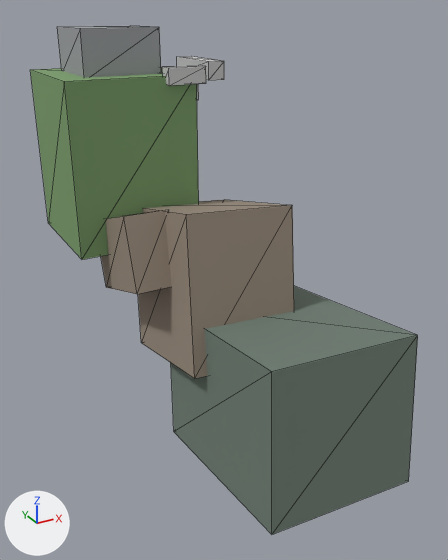
An edit to the glTF model assets/models/weapon_grenade.glb, drawn before and after from the same camera.
The view is the same before and after, from a 50 mm lens placed at (-0.168, -0.428, 0.101), pointed at (0.04, -0.05, -0.088). Every picture has the same lights, and +X, +Y and +Z are marked at lower left. The first picture is the older version. Mesh edges are drawn as thin lines. Vertices at exactly the same position are counted once.

In view in the first picture: 'weapon_grenade_root'.
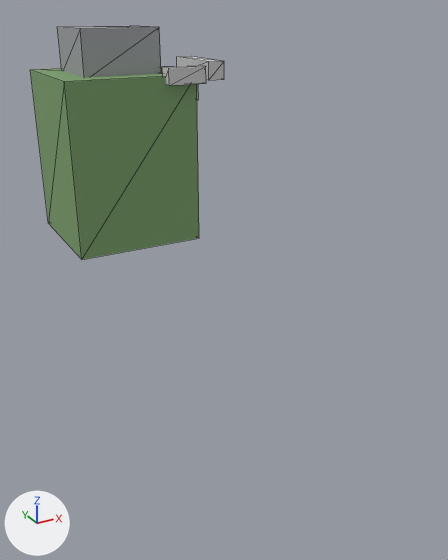
What differs and where, as boxes (x1, y1, x2, y2) in the pictures (448 x 560 px):
'weapon_grenade_root', reshaped (50% narrower, 54% shorter)
    before: (30, 26, 418, 534)
    after: (30, 26, 224, 259)
part 1 of me_mesh_0, deleted (brown)
    before: (138, 200, 294, 379)
part 2 of me_mesh_0, deleted (brown)
    before: (101, 210, 172, 294)
part 3 of me_mesh_0, deleted
    before: (171, 286, 418, 534)

The edits, one by one:
me_mesh_0 is used by ob_weapon_grenade_root; location (0.0, 0.0, 0.0).
me_mesh_0 had 64 vertices, 96 faces and spanned x -0.05..0.12, y -0.187..0.11, z -0.228..0.087.
me_mesh_0 now has 40 vertices, 60 faces and spans x -0.05..0.085, y 0.004..0.11, z -0.075..0.087.
me_mesh_0 part 1: the loose piece of 8 vertices spanning x -0.006..0.086, y -0.094..0.034, z -0.165..-0.025 is deleted.
me_mesh_0 part 2: the loose piece of 8 vertices spanning x -0.029..0.005, y -0.049..0.039, z -0.108..-0.032 is deleted.
me_mesh_0 part 3: the loose piece of 8 vertices spanning x 0.0..0.12, y -0.187..-0.023, z -0.228..-0.092 is deleted.
